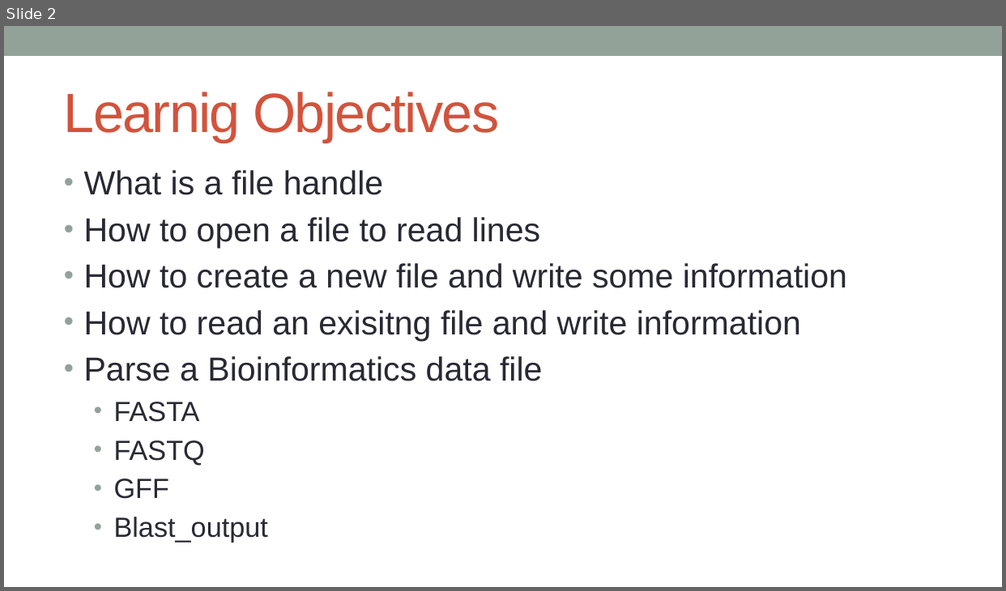
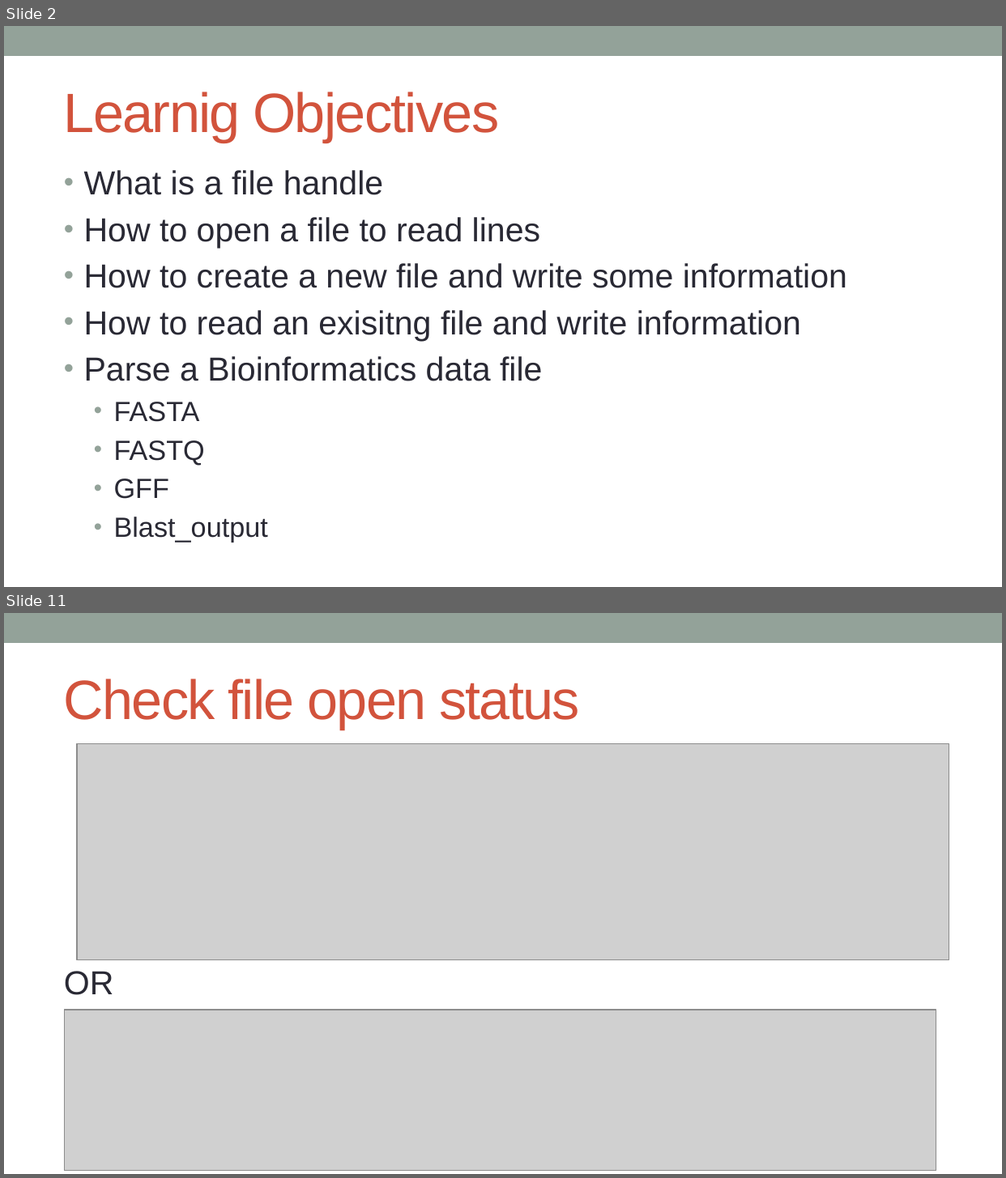
Before and after one commit to kanhu-pcr-code/bioinfo-PERL-course, a slide deck: PPTs/Perl_file_handling.pptx. Shown one above the other, each under a label of ours: slide 2 before the commit, slides 2 and 11 after it; the slides between them are not shown. The pictures are 1006x591 and 1006x1178 pixels, drawn with LibreOffice and Linux fonts; fonts in the diff are those of the drawing; grey boxes stand for pictures. Boxes give left, top, right and bottom in pixels: in the first picture for what was removed or moved away, otherwise in the second. Text is boxed around its words. In the diff, an @@ line names an element or a change of style, - is before the commit and + after.

```diff
--- a/PPTs/Perl_file_handling.pptx
+++ b/PPTs/Perl_file_handling.pptx
@@ slide 11 added at [4, 613, 1002, 1174], background #FFFFFF; not listed: 1 template element that a slide beside it also shows @@
@@ title added at [64, 679, 580, 729], 40 pt, text #D2533C @@
+Check file open status
@@ picture added at [77, 743, 949, 960] @@
@@ text added at [64, 971, 114, 995], 24 pt, text #292934 @@
+OR
@@ picture added at [64, 1010, 936, 1171] @@
```
Also in this commit, not shown: 20 other slides added, 1 slide removed, 4 other files.
